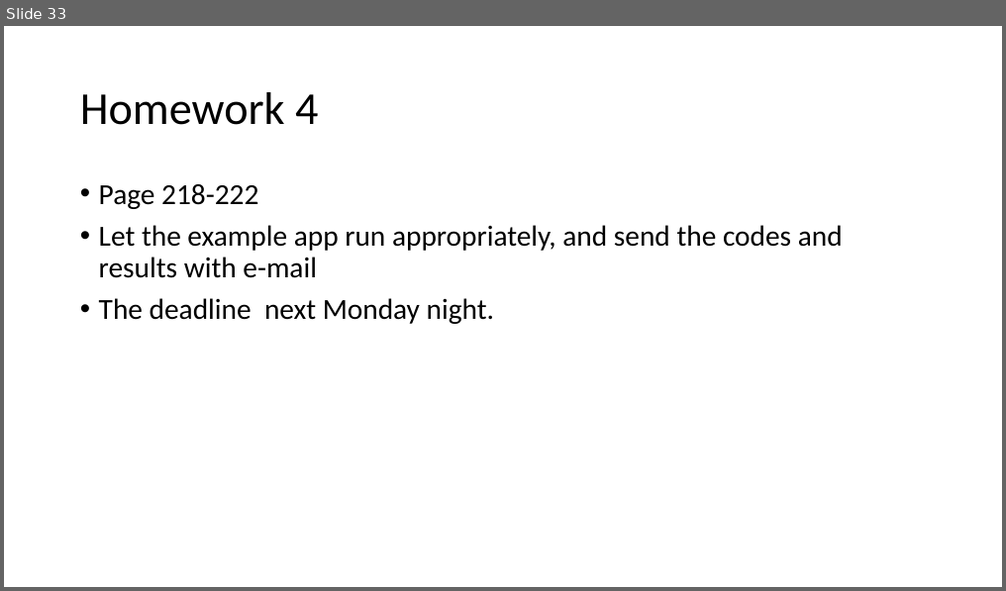
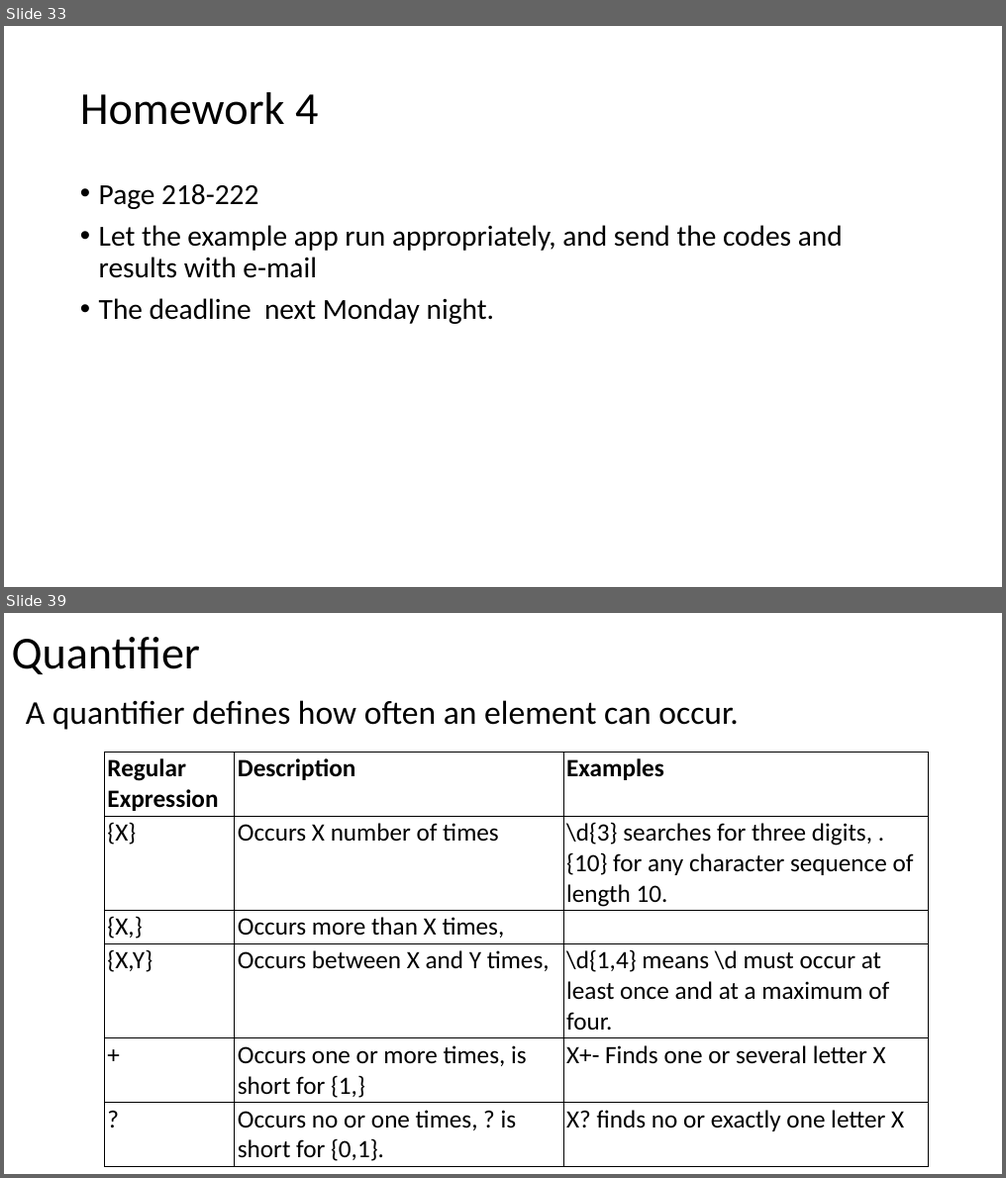
Before and after one commit to tanglw2020/android-class, a slide deck: android activity and intent.pptx. Shown one above the other, each under a label of ours: slide 33 before the commit, slides 33 and 39 after it; the slides between them are not shown. The pictures are 1006x591 and 1006x1178 pixels, drawn with LibreOffice and Linux fonts; fonts in the diff are those of the drawing. Boxes give left, top, right and bottom in pixels: in the first picture for what was removed or moved away, otherwise in the second. Text is boxed around its words. In the diff, an @@ line names an element or a change of style, - is before the commit and + after.

```diff
--- a/android activity and intent.pptx
+++ b/android activity and intent.pptx
@@ slide 39 added at <box>4,613,1002,1174</box>, background #FFFFFF @@
@@ title added at <box>12,637,201,674</box>, 44 pt, text #000000 @@
+Quantifier
@@ text added at <box>26,700,739,730</box>, 32 pt, text #000000 @@
+A quantifier defines how often an element can occur.
@@ table added at <box>104,753,929,1165</box>, 6 rows, 3 columns @@
+Regular Expression | Description | Examples
+{X} | Occurs X number of times | \d{3} searches for three digits, .{10} for any character sequence of length 10.
+{X,} | Occurs more than X times, | 
+{X,Y} | Occurs between X and Y times, | \d{1,4} means \d must occur at least once and at a maximum of four.
++ | Occurs one or more times, is short for {1,} | X+- Finds one or several letter X
+? | Occurs no or one times, ? is short for {0,1}. | X? finds no or exactly one letter X
```
Also in this commit, not shown: 1 slide changed, 14 other slides added, 1 other file.
